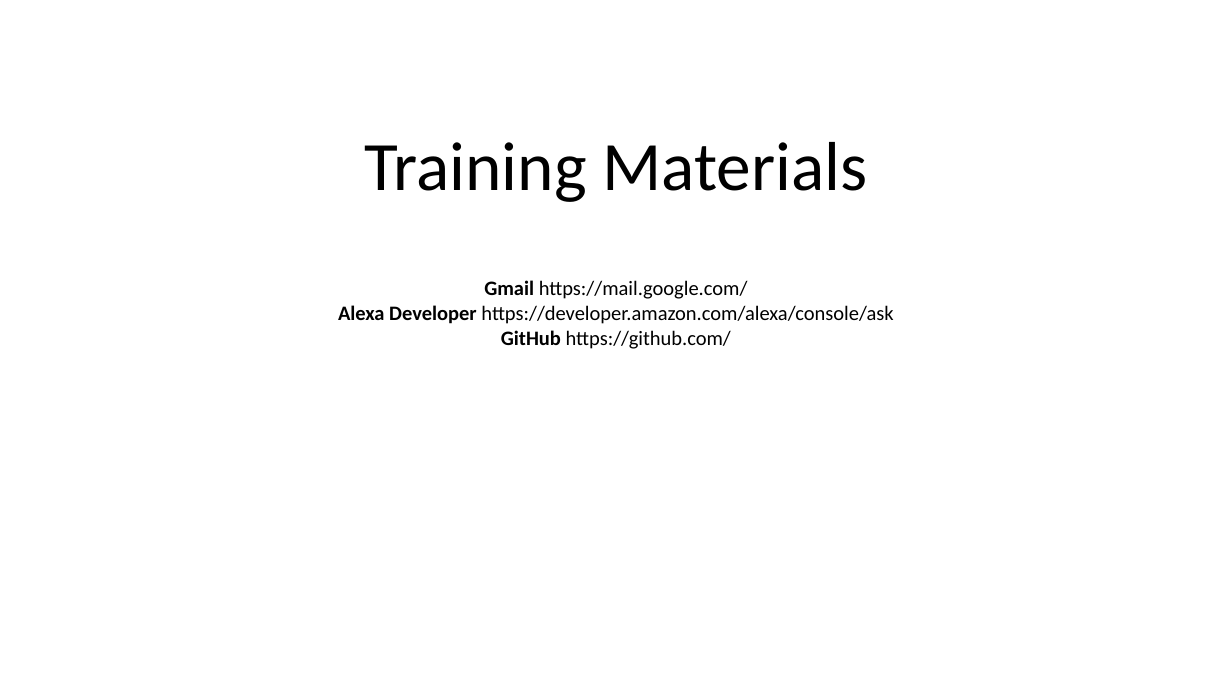
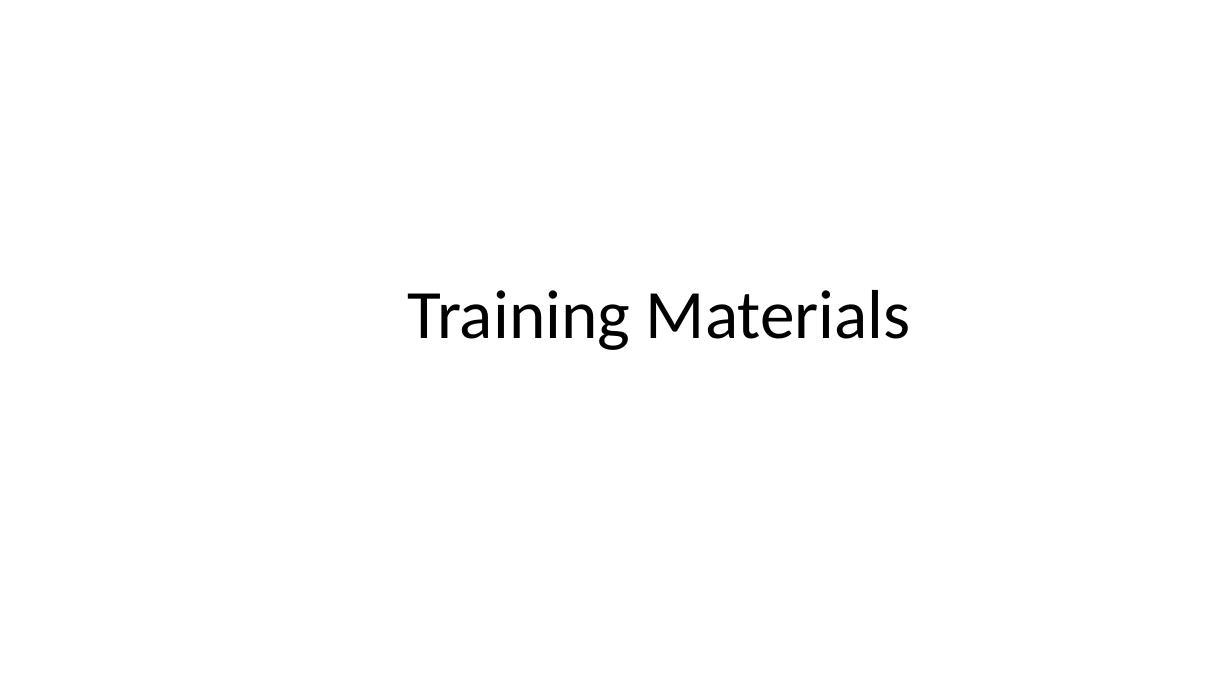
Before and after one commit to kamoteqv2/project-comsophil-files, a slide deck: slide 1 of lesson1/pre-requisites-training-materials.pptx. Drawn at 1232x693 pixels with LibreOffice and Linux fonts; fonts in the diff are those of the drawing. Boxes give left, top, right and bottom in pixels: in the first picture for what was removed or moved away, otherwise in the second. Text is boxed around its words. In the diff, an @@ line names an element or a change of style, - is before the commit and + after.

```diff
--- a/lesson1/pre-requisites-training-materials.pptx
+++ b/lesson1/pre-requisites-training-materials.pptx
@@ text "Training Materials" moved from (x1=364, y1=142, x2=867, y2=202) to (x1=408, y1=290, x2=911, y2=350) @@
@@ text removed at (x1=338, y1=280, x2=893, y2=349) @@
-Gmail https://mail.google.com/
-Alexa Developer https://developer.amazon.com/alexa/console/ask
-GitHub https://github.com/
```
Also in this commit, not shown: 6 other slides changed, 1 slide added, 1 slide removed, 1 other file.
